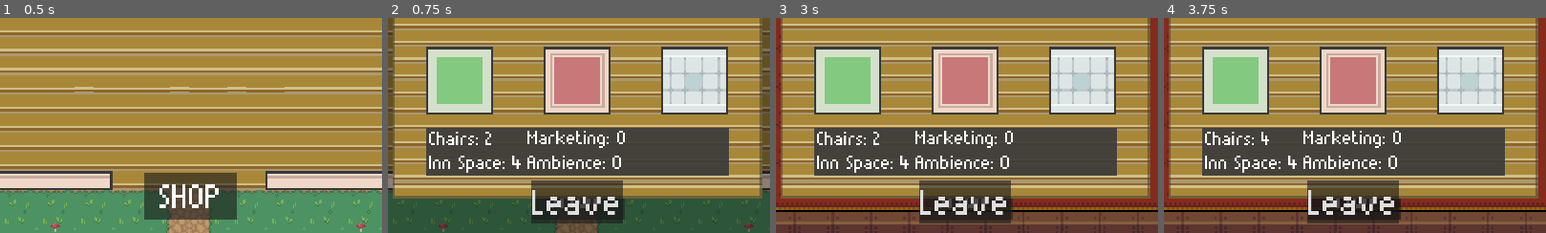
Above: before the commit, frames 1-4 (left to right).
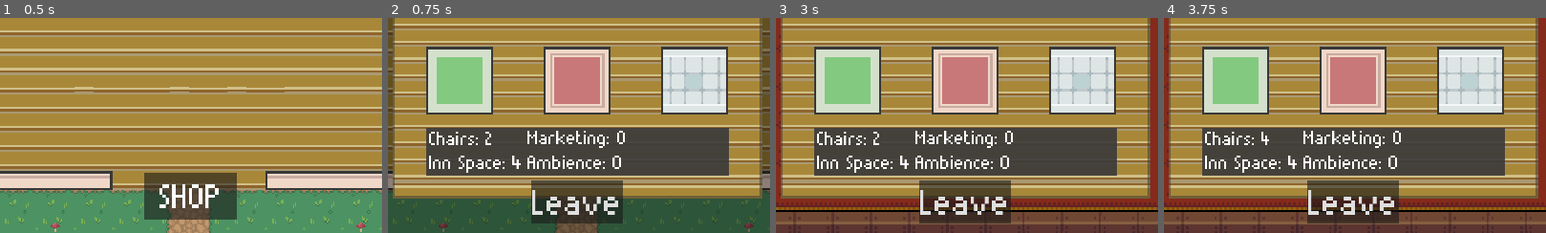
Above: after the commit, the same moments.

Repository: spencersmith24/CS315-Project3
Game: Godot game, scene res://Scenes/Scenes/main_2d.tscn
Same seed, same stepped clock (60 frames per second), same inputs: the game is played once before the commit and once after it.
Inputs:
- Up to frame 1 (0.5 s): no input
- Up to frame 2 (0.75 s): click "SHOP" at 0.5 s
- Up to frame 3 (3 s): click "Leave" at 1.25 s; click "change floors" at 2 s; click "SHOP" at 2.75 s
- Up to frame 4 (3.75 s): click "Tables" at 3.5 s
The pictures show only the part of the screen within x 25-75%, y 50-100%; the shares and areas given below are measured in that part.

Frame 1 is identical in both runs. In frame 2, 0.2% of the frame differs, in the area x 42-62%, y 84-94%; in frame 3, 0.4%; in frame 4, 0.7%, in the area x 38-62%, y 84-94%.

Commit message:
shop button now disappears when in shop

Diff:
--- a/galaxy-gas/Scripts/shop.gd
+++ b/galaxy-gas/Scripts/shop.gd
@@ -62,8 +62,10 @@
 	# Set visibility
 	if visible:
 		visible = false
+		$"../ShopBtn".visible = true
 	else:
 		visible = true
+		$"../ShopBtn".visible = false
 
 	# Set process mode
 	if process_mode == PROCESS_MODE_INHERIT:
